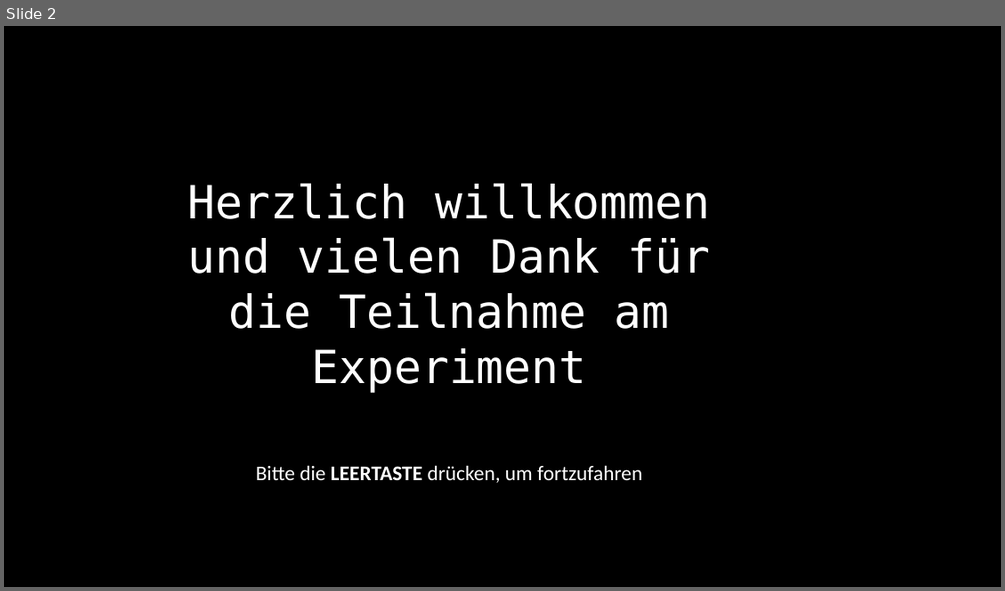
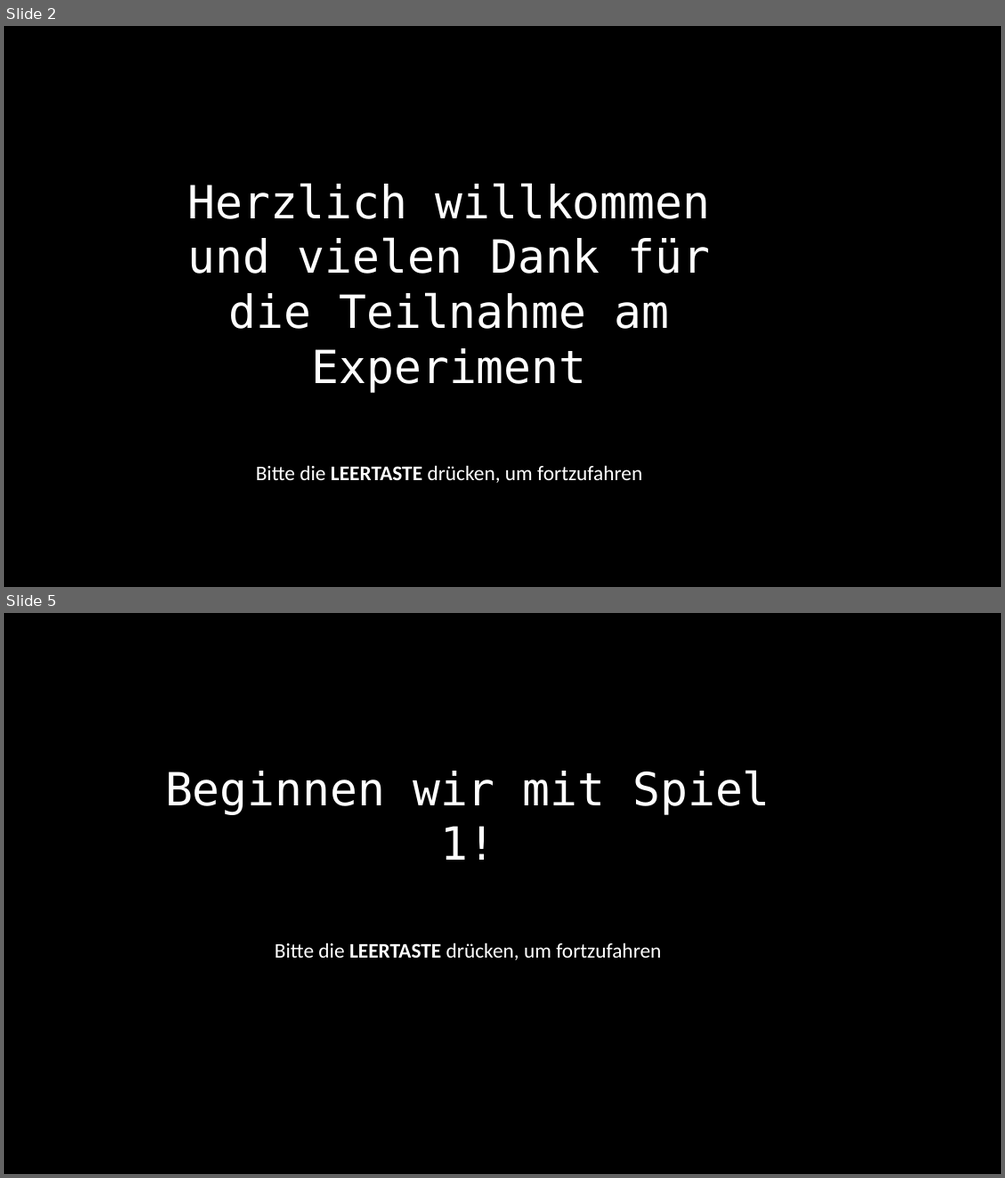
Before and after one commit to sean-mulready/Vizdoom-Scripts, a slide deck: exp_img/instructions.pptx. Shown one above the other, each under a label of ours: slide 2 before the commit, slides 2 and 5 after it; the slides between them are not shown. The pictures are 1005x591 and 1005x1178 pixels, drawn with LibreOffice and Linux fonts; fonts in the diff are those of the drawing. Boxes give left, top, right and bottom in pixels: in the first picture for what was removed or moved away, otherwise in the second. Text is boxed around its words. In the diff, an @@ line names an element or a change of style, - is before the commit and + after.

```diff
--- a/exp_img/instructions.pptx
+++ b/exp_img/instructions.pptx
@@ slide 5 added at (4, 613, 1001, 1174), background #000000 @@
@@ text added at (165, 770, 769, 960), 20 pt, text #FFFFFF @@
+Beginnen wir mit Spiel 1!
+Bitte die LEERTASTE drücken, um fortzufahren
```
Also in this commit, not shown: 3 slides changed, 18 other slides added, 41 other files.
